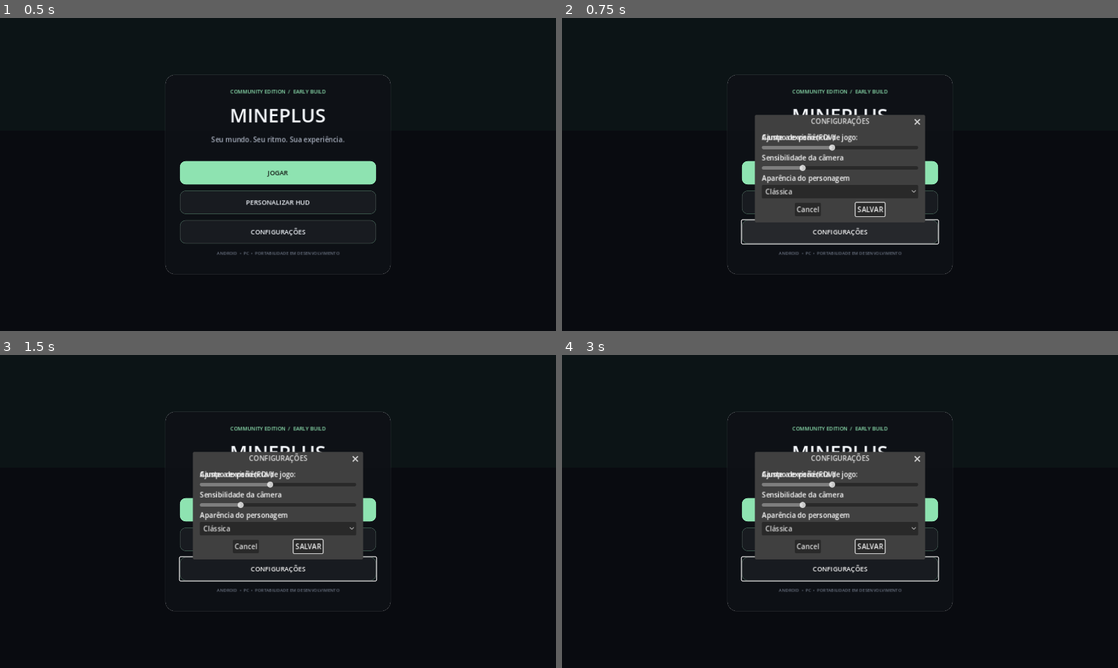
Above: before the commit, frames 1-4 (two rows, left to right).
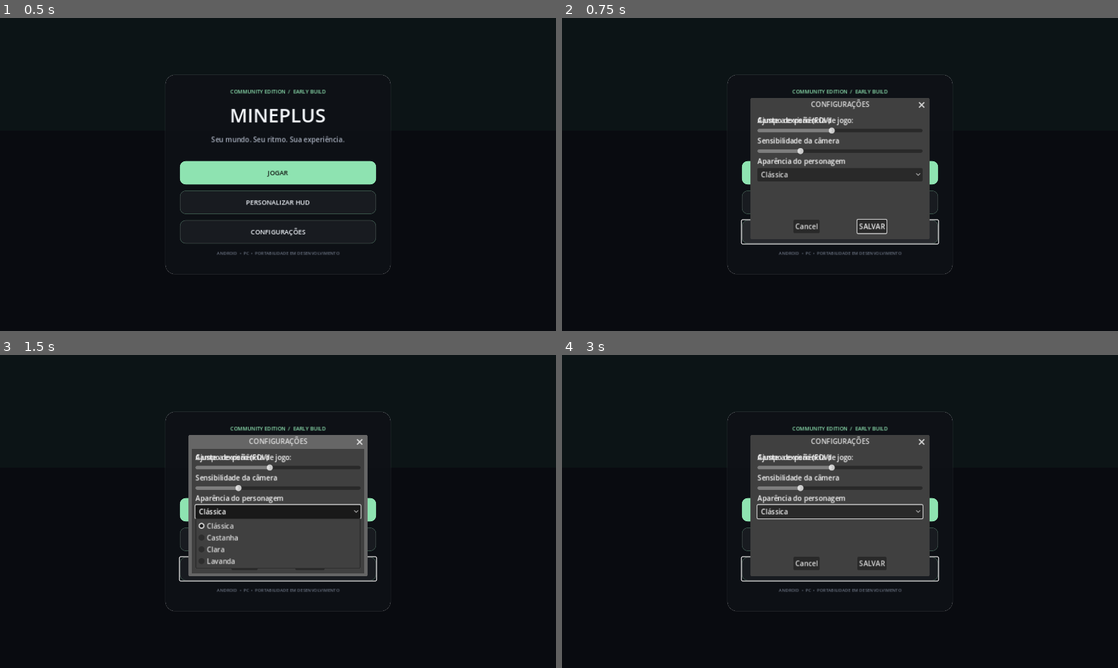
Above: after the commit, the same moments.

Repository: theolauria26-gif/MINEPLUS-PS4
Game: Godot game, scene res://scenes/main_menu.tscn
The game is run twice, just before and just after one commit, with the same random seed, the same clock (stepped at 60 frames per second) and the same inputs.
Inputs:
- Up to frame 1 (0.5 s): no input
- Up to frame 2 (0.75 s): click "CONFIGURAÇÕES" at 0.5 s
- Up to frame 3 (1.5 s): click "JOGAR" at 1.25 s
- Up to frame 4 (3 s): click "JOGAR" at 2 s; click "PERSONALIZAR HUD" at 2.75 s

Frame 1 is identical in both runs. In frame 2, 5.8% of the frame differs, in the area x 33-67%, y 25-71%; in frame 3, 7.0%; in frame 4, 6.0%.

Commit message:
Adjust settings dialog for appearance selector

Diff:
--- a/scripts/main_menu.gd
+++ b/scripts/main_menu.gd
@@ -108,7 +108,7 @@
 	dialog.ok_button_text = "SALVAR"
 	dialog.dialog_text = "Ajuste a experiência de jogo:"
 	var stack := VBoxContainer.new()
-	stack.custom_minimum_size = Vector2(360, 130)
+	stack.custom_minimum_size = Vector2(380, 230)
 	dialog.add_child(stack)
 	var fov_label := Label.new()
 	fov_label.text = "Campo de visão (FOV)"
